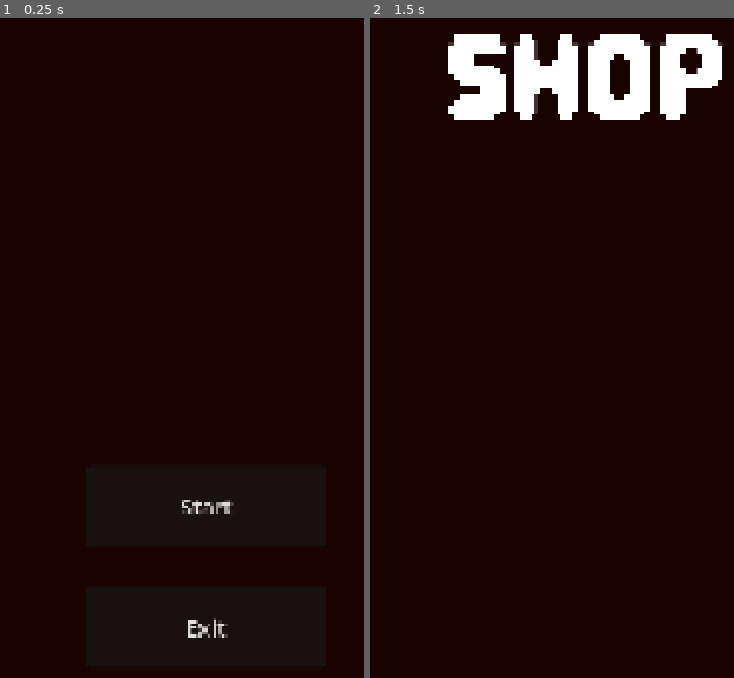
Above: before the commit, frames 1-2 (left to right).
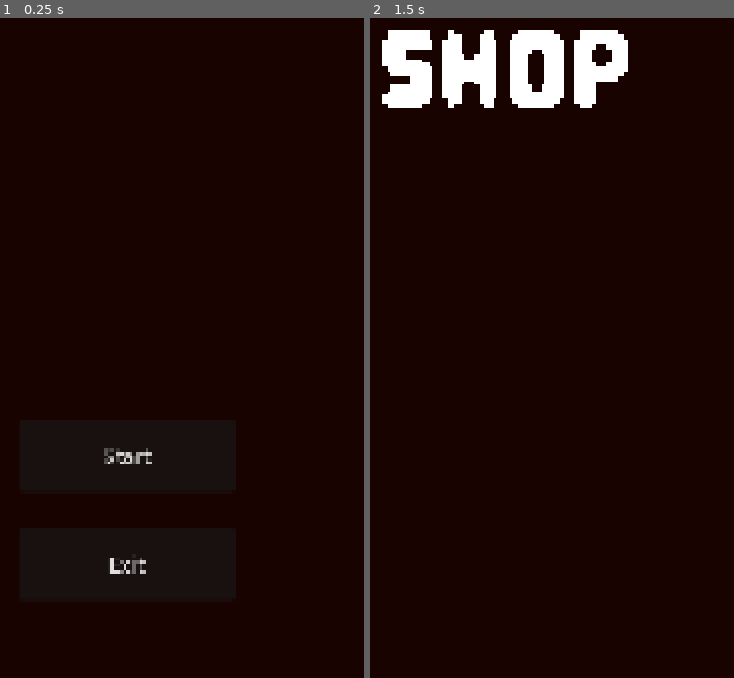
Above: after the commit, the same moments.

Repository: salbrandi/B1TJam2026
Game: Godot game, scene res://UI/Menu.tscn
Same seed, same stepped clock (60 frames per second), same inputs: the game is played once before the commit and once after it.
Inputs (mouse positions are in pixels of both pictures, inside the frame that each line leads up to):
- Up to frame 1 (0.25 s): no input
- Up to frame 2 (1.5 s): click "Start" at 0.5 s; tap Enter at 1.25 s; move the mouse to (outside the picture) at 1.27 s; click (outside the picture) at 1.42 s

The runs differ from the first frame. In frame 1, 0.7% of the frame differs, in the area x 28-65%, y 65-94%; in frame 2, 7.1%, in the area x 3-97%, y 1-16%.

Commit message:
Added drag drop grid

Diff:
--- a/Resources/ShrineObjects/Dice/d6.tres
+++ /dev/null
@@ -1,9 +0,0 @@
-[gd_resource type="Resource" script_class="Dice" format=3 uid="uid://b2uumcvo6182t"]
-
-[ext_resource type="Script" uid="uid://ctvpsi8vrgudu" path="res://example.gd" id="1_b43yc"]
-
-[resource]
-script = ExtResource("1_b43yc")
-exposed = null
-sides = null
-metadata/_custom_type_script = "uid://ctvpsi8vrgudu"
--- /dev/null
+++ b/Resources/ShrineObjects/Dice/regular_dice.tres
@@ -0,0 +1,15 @@
+[gd_resource type="Resource" script_class="ShrineObject" format=3 uid="uid://dt83dihcfuxyi"]
+
+[ext_resource type="Texture2D" uid="uid://c2icwn0c0vrwf" path="res://UI/Sprites/dice-faces.png" id="1_gpg8m"]
+[ext_resource type="Script" uid="uid://5k3ce70ad2py" path="res://Resources/ShrineObjects/shrine_inventory.gd" id="1_pktyl"]
+
+[sub_resource type="AtlasTexture" id="AtlasTexture_gpg8m"]
+atlas = ExtResource("1_gpg8m")
+region = Rect2(0, 0, 32, 32)
+
+[resource]
+script = ExtResource("1_pktyl")
+name = "Regular Dice"
+effect = "Rolls between 1-6"
+icon = SubResource("AtlasTexture_gpg8m")
+metadata/_custom_type_script = "uid://5k3ce70ad2py"
--- /dev/null
+++ b/Resources/ShrineObjects/Items/Candles.tres
@@ -0,0 +1,13 @@
+[gd_resource type="Resource" script_class="ShrineObject" format=3 uid="uid://drkjg1ar67oh3"]
+
+[ext_resource type="Texture2D" uid="uid://dhtpmtiscct2r" path="res://Resources/ShrineObjects/Sprites/candle.png" id="1_k0vp6"]
+[ext_resource type="Script" uid="uid://5k3ce70ad2py" path="res://Resources/ShrineObjects/shrine_inventory.gd" id="2_rjksn"]
+
+[resource]
+script = ExtResource("2_rjksn")
+name = "Candles"
+effect = "All dice gain +1"
+icon = ExtResource("1_k0vp6")
+grid_width = 2
+grid_height = 2
+metadata/_custom_type_script = "uid://5k3ce70ad2py"
--- /dev/null
+++ b/Resources/ShrineObjects/d6.tres
@@ -0,0 +1,15 @@
+[gd_resource type="Resource" script_class="ShrineObject" format=3 uid="uid://ck0ne258a85m7"]
+
+[ext_resource type="Texture2D" uid="uid://c2icwn0c0vrwf" path="res://UI/Sprites/dice-faces.png" id="1_icon"]
+[ext_resource type="Script" uid="uid://5k3ce70ad2py" path="res://Resources/ShrineObjects/shrine_inventory.gd" id="2_script"]
+
+[sub_resource type="AtlasTexture" id="AtlasTexture_d6"]
+atlas = ExtResource("1_icon")
+region = Rect2(0, 0, 32, 32)
+
+[resource]
+script = ExtResource("2_script")
+name = "D6"
+effect = "Test shrine"
+icon = SubResource("AtlasTexture_d6")
+rarity = 1
--- /dev/null
+++ b/Resources/ShrineObjects/shrine_inventory.gd
@@ -0,0 +1,8 @@
+class_name ShrineObject extends Resource
+
+@export var name: String
+@export var effect: String
+@export var icon: Texture2D
+@export var rarity: int
+@export var grid_width: int = 1
+@export var grid_height: int = 1
--- a/UI/ShrineGrid.tscn
+++ b/UI/ShrineGrid.tscn
@@ -1,7 +1,187 @@
 [gd_scene format=3 uid="uid://c6gjwqyyjttdx"]
+
+[ext_resource type="Script" uid="uid://c0h7s0yi3388r" path="res://UI/shrine_grid.gd" id="1_388e0"]
+[ext_resource type="Texture2D" uid="uid://ciage5fp71e2r" path="res://UI/Sprites/inventory_slot_indicator.png" id="1_4632k"]
+[ext_resource type="Script" uid="uid://5k3ce70ad2py" path="res://Resources/ShrineObjects/shrine_inventory.gd" id="2_7n60n"]
+[ext_resource type="Resource" uid="uid://drkjg1ar67oh3" path="res://Resources/ShrineObjects/Items/Candles.tres" id="3_f05nt"]
+[ext_resource type="Resource" uid="uid://dt83dihcfuxyi" path="res://Resources/ShrineObjects/Dice/regular_dice.tres" id="4_f05nt"]
 
 [node name="ShrineGrid" type="Control" unique_id=1532651584]
 layout_mode = 3
 anchors_preset = 0
-offset_right = 40.0
-offset_bottom = 40.0
+offset_right = 1280.0
+offset_bottom = 720.0
+
+[node name="GridContainer" type="GridContainer" parent="." unique_id=1296254390]
+layout_mode = 1
+anchors_preset = -1
+anchor_right = 1.1120001
+anchor_bottom = 1.11
+offset_right = -143.3601
+offset_bottom = -79.20001
+grow_horizontal = 2
+grow_vertical = 2
+theme_override_constants/h_separation = 0
+theme_override_constants/v_separation = 0
+columns = 2
+
+[node name="CenterContainer" type="CenterContainer" parent="GridContainer" unique_id=1131820411]
+custom_minimum_size = Vector2(320, 96)
+layout_mode = 2
+
+[node name="MarginContainer2" type="MarginContainer" parent="GridContainer/CenterContainer" unique_id=1434405231]
+layout_mode = 2
+theme_override_constants/margin_top = 50
+theme_override_constants/margin_bottom = 50
+
+[node name="ShrineGrid" type="Container" parent="GridContainer/CenterContainer/MarginContainer2" unique_id=495070305]
+custom_minimum_size = Vector2(192, 192)
+layout_mode = 2
+script = ExtResource("1_388e0")
+cell_size = Vector2(32, 32)
+default_shrines = Array[ExtResource("2_7n60n")]([ExtResource("3_f05nt"), ExtResource("4_f05nt")])
+metadata/_custom_type_script = "uid://c0h7s0yi3388r"
+
+[node name="GridSlot" type="TextureRect" parent="GridContainer/CenterContainer/MarginContainer2/ShrineGrid" unique_id=1865893884]
+layout_mode = 2
+texture = ExtResource("1_4632k")
+
+[node name="GridSlot2" type="TextureRect" parent="GridContainer/CenterContainer/MarginContainer2/ShrineGrid" unique_id=1605122836]
+layout_mode = 2
+texture = ExtResource("1_4632k")
+
+[node name="GridSlot3" type="TextureRect" parent="GridContainer/CenterContainer/MarginContainer2/ShrineGrid" unique_id=1712968986]
+layout_mode = 2
+texture = ExtResource("1_4632k")
+
+[node name="GridSlot4" type="TextureRect" parent="GridContainer/CenterContainer/MarginContainer2/ShrineGrid" unique_id=174246342]
+layout_mode = 2
+texture = ExtResource("1_4632k")
+
+[node name="GridSlot5" type="TextureRect" parent="GridContainer/CenterContainer/MarginContainer2/ShrineGrid" unique_id=736393691]
+layout_mode = 2
+texture = ExtResource("1_4632k")
+
+[node name="GridSlot6" type="TextureRect" parent="GridContainer/CenterContainer/MarginContainer2/ShrineGrid" unique_id=382043671]
+layout_mode = 2
+texture = ExtResource("1_4632k")
+
+[node name="GridSlot7" type="TextureRect" parent="GridContainer/CenterContainer/MarginContainer2/ShrineGrid" unique_id=790826748]
+layout_mode = 2
+texture = ExtResource("1_4632k")
+
+[node name="GridSlot8" type="TextureRect" parent="GridContainer/CenterContainer/MarginContainer2/ShrineGrid" unique_id=2107420881]
+layout_mode = 2
+texture = ExtResource("1_4632k")
+
+[node name="GridSlot9" type="TextureRect" parent="GridContainer/CenterContainer/MarginContainer2/ShrineGrid" unique_id=1966911800]
+layout_mode = 2
+texture = ExtResource("1_4632k")
+
+[node name="GridSlot10" type="TextureRect" parent="GridContainer/CenterContainer/MarginContainer2/ShrineGrid" unique_id=1954376704]
+layout_mode = 2
+texture = ExtResource("1_4632k")
+
+[node name="GridSlot11" type="TextureRect" parent="GridContainer/CenterContainer/MarginContainer2/ShrineGrid" unique_id=2092350317]
+layout_mode = 2
+texture = ExtResource("1_4632k")
+
+[node name="GridSlot12" type="TextureRect" parent="GridContainer/CenterContainer/MarginContainer2/ShrineGrid" unique_id=78499025]
+layout_mode = 2
+texture = ExtResource("1_4632k")
+
+[node name="GridSlot13" type="TextureRect" parent="GridContainer/CenterContainer/MarginContainer2/ShrineGrid" unique_id=1203904236]
+layout_mode = 2
+texture = ExtResource("1_4632k")
+
+[node name="GridSlot14" type="TextureRect" parent="GridContainer/CenterContainer/MarginContainer2/ShrineGrid" unique_id=902344065]
+layout_mode = 2
+texture = ExtResource("1_4632k")
+
+[node name="GridSlot15" type="TextureRect" parent="GridContainer/CenterContainer/MarginContainer2/ShrineGrid" unique_id=204337732]
+layout_mode = 2
+texture = ExtResource("1_4632k")
+
+[node name="GridSlot16" type="TextureRect" parent="GridContainer/CenterContainer/MarginContainer2/ShrineGrid" unique_id=1793424236]
+layout_mode = 2
+texture = ExtResource("1_4632k")
+
+[node name="GridSlot17" type="TextureRect" parent="GridContainer/CenterContainer/MarginContainer2/ShrineGrid" unique_id=1705846450]
+layout_mode = 2
+texture = ExtResource("1_4632k")
+
+[node name="GridSlot18" type="TextureRect" parent="GridContainer/CenterContainer/MarginContainer2/ShrineGrid" unique_id=1030901158]
+layout_mode = 2
+texture = ExtResource("1_4632k")
+
+[node name="GridSlot19" type="TextureRect" parent="GridContainer/CenterContainer/MarginContainer2/ShrineGrid" unique_id=111514983]
+layout_mode = 2
+texture = ExtResource("1_4632k")
+
+[node name="GridSlot20" type="TextureRect" parent="GridContainer/CenterContainer/MarginContainer2/ShrineGrid" unique_id=756266383]
+layout_mode = 2
+texture = ExtResource("1_4632k")
+
+[node name="GridSlot21" type="TextureRect" parent="GridContainer/CenterContainer/MarginContainer2/ShrineGrid" unique_id=1598823422]
+layout_mode = 2
+texture = ExtResource("1_4632k")
+
+[node name="GridSlot22" type="TextureRect" parent="GridContainer/CenterContainer/MarginContainer2/ShrineGrid" unique_id=1227080329]
+layout_mode = 2
+texture = ExtResource("1_4632k")
+
+[node name="GridSlot23" type="TextureRect" parent="GridContainer/CenterContainer/MarginContainer2/ShrineGrid" unique_id=798323633]
+layout_mode = 2
+texture = ExtResource("1_4632k")
+
+[node name="GridSlot24" type="TextureRect" parent="GridContainer/CenterContainer/MarginContainer2/ShrineGrid" unique_id=1312953190]
+layout_mode = 2
+texture = ExtResource("1_4632k")
+
+[node name="GridSlot25" type="TextureRect" parent="GridContainer/CenterContainer/MarginContainer2/ShrineGrid" unique_id=1795661805]
+layout_mode = 2
+texture = ExtResource("1_4632k")
+
+[node name="GridSlot26" type="TextureRect" parent="GridContainer/CenterContainer/MarginContainer2/ShrineGrid" unique_id=1789483065]
+layout_mode = 2
+texture = ExtResource("1_4632k")
+
+[node name="GridSlot27" type="TextureRect" parent="GridContainer/CenterContainer/MarginContainer2/ShrineGrid" unique_id=685780334]
+layout_mode = 2
+texture = ExtResource("1_4632k")
+
+[node name="GridSlot28" type="TextureRect" parent="GridContainer/CenterContainer/MarginContainer2/ShrineGrid" unique_id=293950631]
+layout_mode = 2
+texture = ExtResource("1_4632k")
+
+[node name="GridSlot29" type="TextureRect" parent="GridContainer/CenterContainer/MarginContainer2/ShrineGrid" unique_id=2054334349]
+layout_mode = 2
+texture = ExtResource("1_4632k")
+
+[node name="GridSlot30" type="TextureRect" parent="GridContainer/CenterContainer/MarginContainer2/ShrineGrid" unique_id=19081326]
+layout_mode = 2
+texture = ExtResource("1_4632k")
+
+[node name="GridSlot31" type="TextureRect" parent="GridContainer/CenterContainer/MarginContainer2/ShrineGrid" unique_id=1529275729]
+layout_mode = 2
+texture = ExtResource("1_4632k")
+
+[node name="GridSlot32" type="TextureRect" parent="GridContainer/CenterContainer/MarginContainer2/ShrineGrid" unique_id=920211001]
+layout_mode = 2
+texture = ExtResource("1_4632k")
+
+[node name="GridSlot33" type="TextureRect" parent="GridContainer/CenterContainer/MarginContainer2/ShrineGrid" unique_id=701423649]
+layout_mode = 2
+texture = ExtResource("1_4632k")
+
+[node name="GridSlot34" type="TextureRect" parent="GridContainer/CenterContainer/MarginContainer2/ShrineGrid" unique_id=272335296]
+layout_mode = 2
+texture = ExtResource("1_4632k")
+
+[node name="GridSlot35" type="TextureRect" parent="GridContainer/CenterContainer/MarginContainer2/ShrineGrid" unique_id=371133674]
+layout_mode = 2
+texture = ExtResource("1_4632k")
+
+[node name="GridSlot36" type="TextureRect" parent="GridContainer/CenterContainer/MarginContainer2/ShrineGrid" unique_id=1120238942]
+layout_mode = 2
+texture = ExtResource("1_4632k")
--- /dev/null
+++ b/UI/shrine_grid.gd
@@ -0,0 +1,211 @@
+class_name ShrineGrid
+extends Container
+
+signal placements_changed
+
+@export var columns: int = 6:
+	set(value):
+		columns = value
+		refresh()
+
+@export var cell_size := Vector2(96, 96):
+	set(value):
+		cell_size = value
+		refresh()
+
+@export var default_shrines: Array[ShrineObject] = [preload("res://Resources/ShrineObjects/d6.tres")]
+
+var _placements: Array[Dictionary] = []
+var _dragged: Dictionary = {}
+var _target := Rect2i()
+var _layer := Control.new()
+
+
+func _ready() -> void:
+	mouse_filter = MOUSE_FILTER_STOP
+	_layer.mouse_filter = MOUSE_FILTER_IGNORE
+	_layer.draw.connect(draw_placements)
+	add_child(_layer)
+	child_entered_tree.connect(func(_node): move_child.call_deferred(_layer, -1))
+	refresh()
+	show_markers(false)
+	for shrine in default_shrines:
+		for i in columns * rows():
+			if place_object(shrine, Vector2i(i % columns, i / columns)):
+				break
+
+# Arrange children
+func _notification(what: int) -> void:
+	if what == NOTIFICATION_SORT_CHILDREN:
+		var cells := get_cells()
+		for i in cells.size():
+			cells[i].mouse_filter = MOUSE_FILTER_IGNORE
+			fit_child_in_rect(cells[i], Rect2(Vector2(i % columns, i / columns) * cell_size, cell_size))
+		fit_child_in_rect(_layer, Rect2(Vector2.ZERO, get_minimum_size()))
+		_layer.queue_redraw()
+	elif what == NOTIFICATION_MOUSE_EXIT and not get_viewport().gui_is_dragging():
+		show_markers(false)
+	elif what == NOTIFICATION_DRAG_END:
+		end_drag()
+
+
+func _process(_delta: float) -> void:
+	if _dragged.is_empty() or Rect2(Vector2.ZERO, get_minimum_size()).has_point(get_local_mouse_position()):
+		return
+	_target = area(_dragged["shrine"], _dragged["cell"])
+	_layer.queue_redraw()
+
+
+func _get_minimum_size() -> Vector2:
+	return Vector2(columns, rows()) * cell_size
+
+
+func refresh() -> void:
+	update_minimum_size()
+	queue_sort()
+	_layer.queue_redraw()
+
+
+func handle_grid_update() -> void:
+	_layer.queue_redraw()
+	placements_changed.emit()
+
+
+func place_object(shrine: ShrineObject, cell: Vector2i) -> bool:
+	if not can_place(shrine, cell):
+		return false
+	_placements.append({"shrine": shrine, "cell": cell})
+	handle_grid_update()
+	return true
+
+
+func remove_object_at(cell: Vector2i) -> void:
+	_placements.erase(get_object_at(cell))
+	handle_grid_update()
+
+
+func get_placements() -> Array[Dictionary]:
+	return _placements.duplicate()
+
+
+func cell_at_position(pos: Vector2) -> Vector2i:
+	return Vector2i((pos / cell_size).floor())
+
+
+func _gui_input(event: InputEvent) -> void:
+	if event is InputEventMouseMotion:
+		show_markers(not get_object_at(cell_at_position(event.position)).is_empty())
+
+
+func end_drag() -> void:
+	_dragged = {}
+	_target = Rect2i()
+	show_markers(false)
+	_layer.queue_redraw()
+
+
+func _get_drag_data(at_position: Vector2) -> Variant:
+	var cell := cell_at_position(at_position)
+	var placement := get_object_at(cell)
+	if placement.is_empty():
+		return null
+
+	var shrine: ShrineObject = placement["shrine"]
+	var grab: Vector2i = cell - placement["cell"]
+	_dragged = placement
+	show_markers(true)
+	_layer.queue_redraw()
+
+	var holder := Control.new()
+	var preview := Control.new()
+	var preview_size := shrine.icon.get_size()
+	preview.size = preview_size
+	preview.position = -preview_size / 2
+	preview.draw.connect(func(): draw_object(preview, shrine, Rect2(Vector2.ZERO, preview_size)))
+	holder.add_child(preview)
+	set_drag_preview(holder)
+
+	return {"shrine": shrine, "grab": grab}
+
+
+func _can_drop_data(at_position: Vector2, data: Variant) -> bool:
+	if not (data is Dictionary and data.has("shrine")):
+		return false
+	show_markers(true)
+	var inside := Rect2(Vector2.ZERO, get_minimum_size()).has_point(at_position)
+	var origin := determine_drop_origin(at_position, data)
+	_target = area(data["shrine"], origin) if inside else Rect2i()
+	if not inside and not _dragged.is_empty():
+		_target = area(_dragged["shrine"], _dragged["cell"])
+	_layer.queue_redraw()
+	return inside and can_place(data["shrine"], origin, _dragged)
+
+
+func _drop_data(at_position: Vector2, data: Variant) -> void:
+	var origin := determine_drop_origin(at_position, data)
+	if _dragged.is_empty():
+		_placements.append({"shrine": data["shrine"], "cell": origin})
+	else:
+		_dragged["cell"] = origin
+	end_drag()
+	handle_grid_update()
+
+
+func determine_drop_origin(at_position: Vector2, data: Dictionary) -> Vector2i:
+	var shrine: ShrineObject = data["shrine"]
+	var max_origin := Vector2i(columns, rows()) - Vector2i(shrine.grid_width, shrine.grid_height)
+	return (cell_at_position(at_position) - data["grab"]).clamp(Vector2i.ZERO, max_origin)
+
+
+func can_place(shrine: ShrineObject, origin: Vector2i, ignore: Dictionary = {}) -> bool:
+	var new_area := area(shrine, origin)
+	if not Rect2i(Vector2i.ZERO, Vector2i(columns, rows())).encloses(new_area):
+		return false
+	for placement in _placements:
+		if placement != ignore and area(placement["shrine"], placement["cell"]).intersects(new_area):
+			return false
+	return true
+
+
+func get_object_at(cell: Vector2i) -> Dictionary:
+	for placement in _placements:
+		if area(placement["shrine"], placement["cell"]).has_point(cell):
+			return placement
+	return {}
+
+
+func area(shrine: ShrineObject, origin: Vector2i) -> Rect2i:
+	return Rect2i(origin, Vector2i(shrine.grid_width, shrine.grid_height))
+
+
+func cell_rect(cells: Rect2i) -> Rect2:
+	return Rect2(Vector2(cells.position) * cell_size, Vector2(cells.size) * cell_size)
+
+
+func draw_placements() -> void:
+	for placement in _placements:
+		if placement != _dragged:
+			draw_object(_layer, placement["shrine"], cell_rect(area(placement["shrine"], placement["cell"])))
+	if _target.has_area():
+		_layer.draw_rect(cell_rect(_target), Color.WHITE, false, 1.0)
+
+
+func draw_object(canvas: CanvasItem, shrine: ShrineObject, rect: Rect2) -> void:
+	canvas.draw_texture_rect(shrine.icon, rect, false)
+
+
+func get_cells() -> Array[Control]:
+	var cells: Array[Control] = []
+	for child in get_children():
+		if child != _layer:
+			cells.append(child as Control)
+	return cells
+
+
+func show_markers(on: bool) -> void:
+	for cell in get_cells():
+		cell.visible = on
+
+
+func rows() -> int:
+	return ceili(float(get_cells().size()) / columns)
--- a/project.godot
+++ b/project.godot
@@ -16,6 +16,8 @@
 
 [display]
 
+window/size/viewport_width=1280
+window/size/viewport_height=720
 window/stretch/mode="canvas_items"
 window/stretch/aspect="expand"
 
Binary file added: Resources/ShrineObjects/Sprites/candle.png
Not shown, added: Resources/ShrineObjects/Sprites/candle.png.import
Not shown, added: Resources/ShrineObjects/shrine_inventory.gd.uid
Binary file added: UI/Sprites/inventory_slot_indicator.png
Not shown, added: UI/Sprites/inventory_slot_indicator.png.import
Not shown, added: UI/shrine_grid.gd.uid
